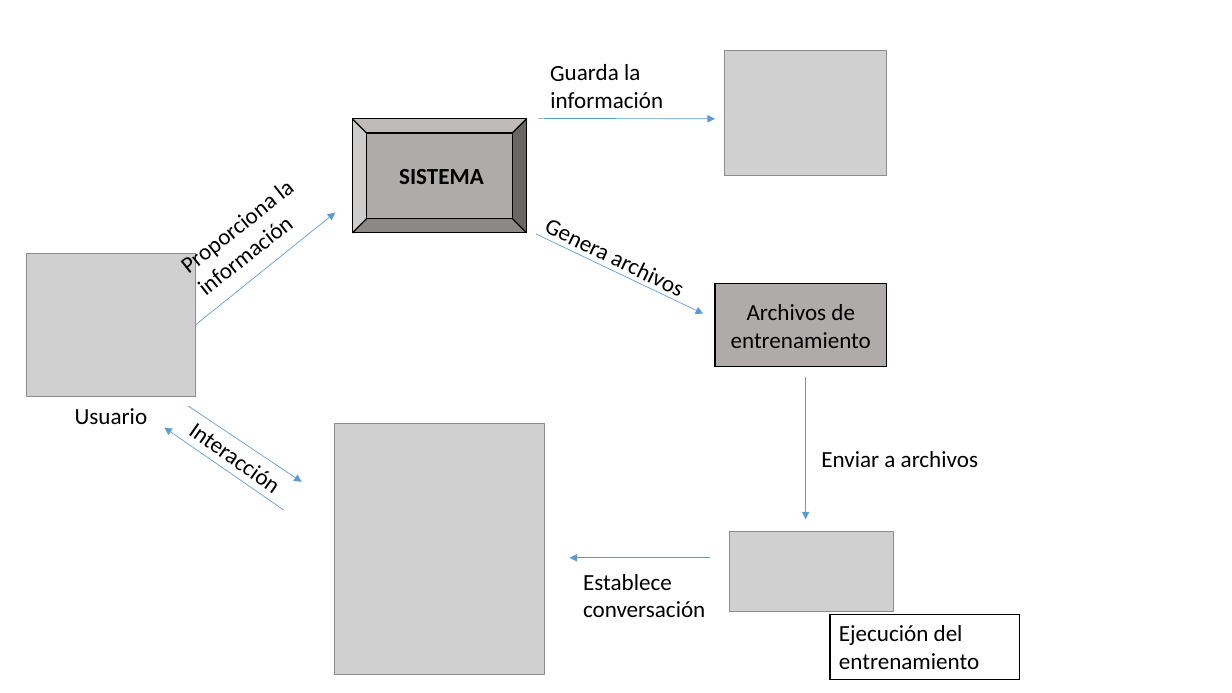
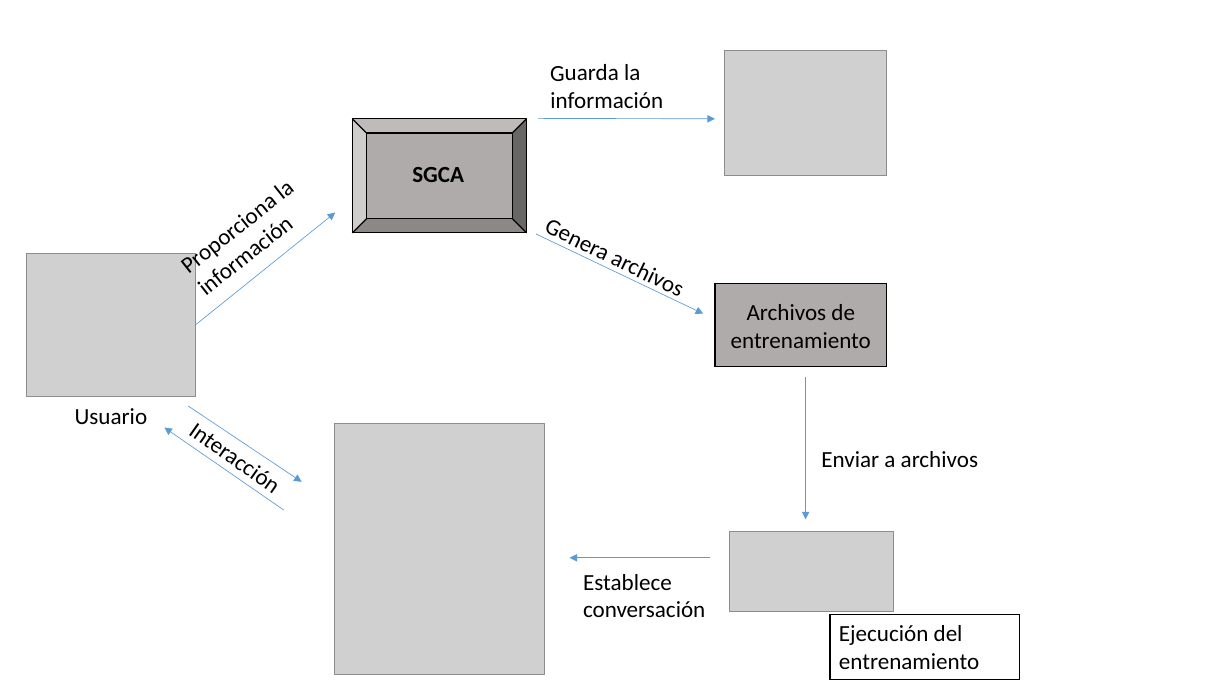
Before and after one commit to Neto99d/Gen_file_train_Rasa, a slide deck: slide 1 of Documentos NETO/Documentos extras/Flujo.pptx. Drawn at 1232x693 pixels with LibreOffice and Linux fonts; fonts in the diff are those of the drawing; grey boxes stand for pictures. Boxes give left, top, right and bottom in pixels: in the first picture for what was removed or moved away, otherwise in the second. Text is boxed around its words. In the diff, an @@ line names an element or a change of style, - is before the commit and + after.

```diff
--- a/Documentos NETO/Documentos extras/Flujo.pptx
+++ b/Documentos NETO/Documentos extras/Flujo.pptx
@@ text at bbox=[412, 167, 464, 182]: text changed @@
-SISTEMA
+SGCA
```
Also in this commit, not shown: 6 other files.
